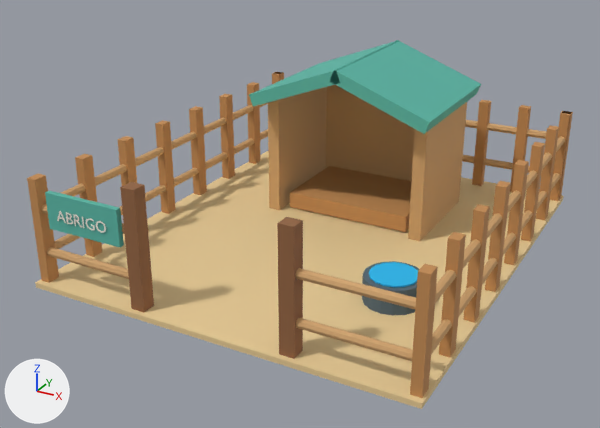
A saved change to the Blender file assets-source/wildlife-shelter.blend.
Camera for both pictures: a 50 mm lens placed at (2.04, -4.07, 2.16), pointed at (-0.08, -0.22, 0.23). Arrows for +X, +Y and +Z are at lower left; the lights stay in place. The older version comes first.

Objects in the first picture: 'access gate jamb', 'drinking water', 'enclosure picket', 'enclosure rail', 'pitched shelter roof', 'sign ABRIGO', 'water bowl', 'wildlife shelter pad'.
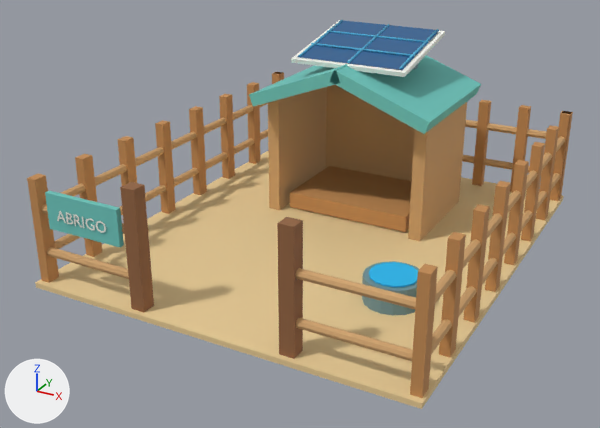
Where the newer file only moved an object's origin or applied its transform, the numbers keep the older frame.

Edits to the bpy script that builds the scene:
```text
Change mat_eco_teal:
    mat_eco_teal.base_color: (0.0999, 0.468, 0.376) -> (0.153, 0.565, 0.509)  # cyan #59b6a5 -> cyan #6dc6bd
Change mat_eco_metal:
    mat_eco_metal.base_color: (0.0844, 0.13, 0.165) -> (0.159, 0.287, 0.323)  # dark blue #526571 -> cyan #6f929a
Add mat_eco_glass:
    mat_eco_glass = principled_material('eco.glass')
    mat_eco_glass.base_color = (0.0908, 0.468, 0.708)  # cyan #55b6db
    mat_eco_glass.roughness = 0.3
Add mat_eco_solar:
    mat_eco_solar = principled_material('eco.solar')
    mat_eco_solar.base_color = (0.0176, 0.109, 0.279)  # blue #245d90
    mat_eco_solar.roughness = 0.4
Change me_texto_003:
    used by ob_sign_abrigo; location = (-0.73, -1.286, 0.43); rotation_euler = (1.571, 0.0, 0.0), in degrees (90, 0, 0)
    verts and faces of me_texto_003; kept vertices keep their numbers, new ones are numbered from 412
    remove me_texto_003.from_pydata(...)  # 412 vertices, 305 faces; spans x -0.164..0.16, y -0.001..0.062, z -0.001..0.001
    add me_texto_003.from_pydata(...)  # 420 vertices, 311 faces; spans x -0.164..1.09, y -0.001..0.71, z -2.106..0.001
    me_texto_003 part 1
    add verts[412] = (0.37, 0.59, -1.471)  # pixel (291, 58)
    add verts[413] = (0.37, 0.71, -2.101)  # pixel (338, 20)
    add verts[414] = (0.37, 0.565, -1.476)  # pixel (291, 62)
    add verts[415] = (0.37, 0.685, -2.106)
    add for new, old in zip([*range(416, 420)], [*range(412, 416)]): verts[new] = verts[old] + (0.72, 0.0, 0.0)
    add faces += [(412, 416, 417, 413), (414, 415, 419, 418), (412, 413, 415, 414), (412, 414, 418, 416), (416, 418, 419, 417), (413, 417, 419, 415)]
Add me_cilindro_3173:
    me_cilindro_3173.from_pydata(...)  # 60 vertices, 40 faces; spans x -0.335..0.335, y 0.963..0.979, z 0.415..0.997
    me_cilindro_3173.materials.append(mat_eco_glass)  # cyan #55b6db
Add me_photovoltaic_cells_043:
    me_photovoltaic_cells_043.from_pydata([(-0.335, 0.21, 1.028), (0.335, 0.21, 1.028), (0.335, 0.79, 1.148), (-0.335, 0.79, 1.148)], [], [(0, 1, 2, 3)])
    me_photovoltaic_cells_043.materials.append(mat_eco_solar)  # blue #245d90
Add ob_solar_cell_division:
    ob_solar_cell_division = bpy.data.objects.new('solar cell division', me_cilindro_3173)
    ob_solar_cell_division.location = (0.0, 0.0, 0.0)
    ob_solar_cell_division.rotation_euler = (1.372, 0.0, -3.142)  # degrees (79, 0, -180)
Add ob_photovoltaic_cells:
    ob_photovoltaic_cells = bpy.data.objects.new('photovoltaic cells', me_photovoltaic_cells_043)
    ob_photovoltaic_cells.location = (0.0, 0.0, 0.0)
```

Location of each change, [x1, y1, x2, y2] in pixels of the pictures (600 x 428 px):
'pitched shelter roof', recoloured
    both: [45, 55, 481, 247]
'photovoltaic cells', added (blue)
    after: [297, 20, 440, 70]
'sign ABRIGO', reshaped (678% wider, 830% taller)
    before: [57, 211, 106, 233]
    after: [57, 20, 445, 233]
'water bowl', recoloured (lighter)
    both: [362, 262, 419, 316]
'solar cell division', added
    after: [299, 20, 438, 69]
part 1 of me_texto_003, added
    after: [291, 20, 445, 77]
